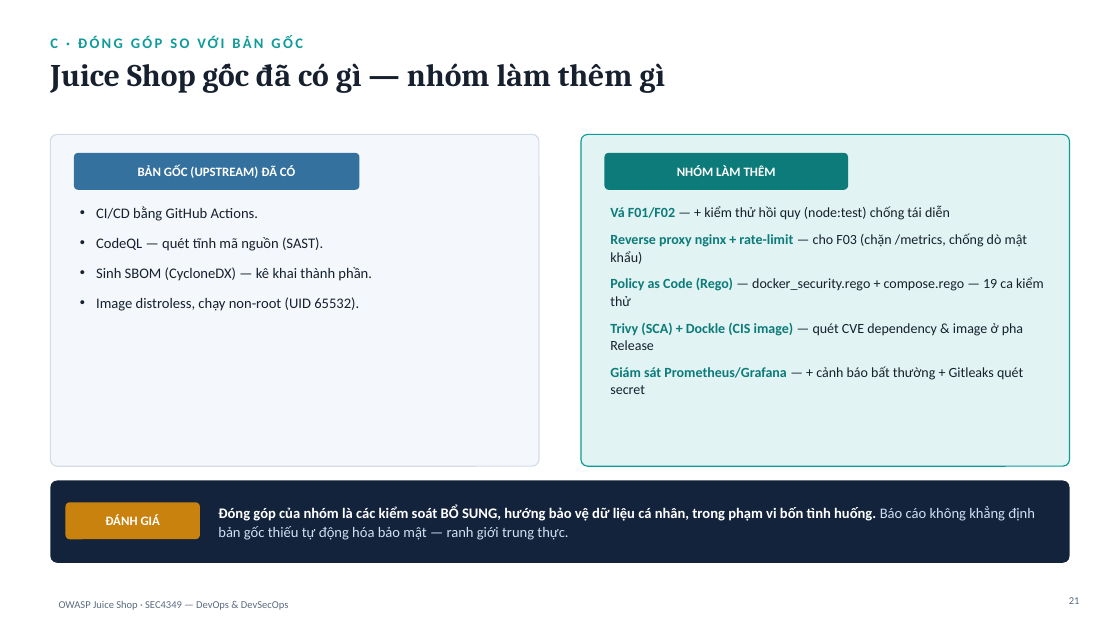
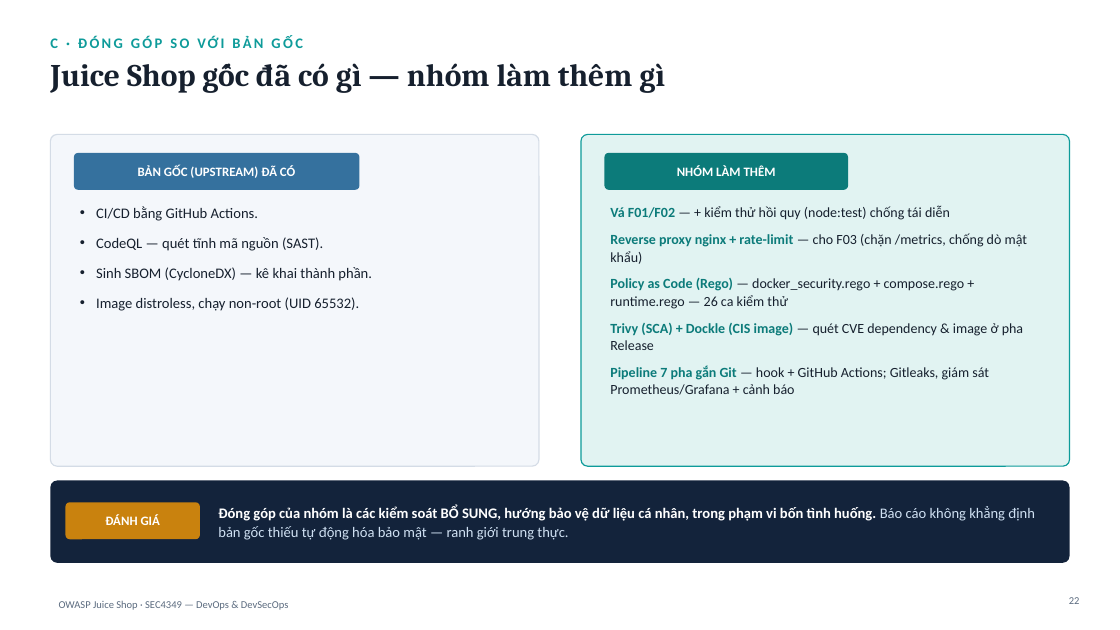
Before and after one commit to vuha211100-ui/juice-shop-sonarqube, a slide deck: slide 22 of report/SLIDE_BaoCao_JuiceShop.pptx (slide 21 before the commit). Drawn at 1120x630 pixels with LibreOffice and Linux fonts; fonts in the diff are those of the drawing. Boxes give left, top, right and bottom in pixels: in the first picture for what was removed or moved away, otherwise in the second. Text is boxed around its words. In the diff, an @@ line names an element or a change of style, - is before the commit and + after.

Commit message:
B26CHAT048: báo cáo §4.4 pipeline gắn Git, bảng cổng chạy ở đâu, mapping luật F04 → chuẩn, phân công theo công cụ; slide nhóm 28 trang

```diff
--- a/report/SLIDE_BaoCao_JuiceShop.pptx
+++ b/report/SLIDE_BaoCao_JuiceShop.pptx
@@ text at bbox=[610, 278, 965, 309]: text changed @@
-• Policy as Code (Rego) — docker_security.rego + compose.rego — 19 ca kiểm thử
+• Policy as Code (Rego) — docker_security.rego + compose.rego + runtime.rego — 26 ca kiểm thử
@@ text at bbox=[610, 365, 989, 395]: text changed @@
-• Giám sát Prometheus/Grafana — + cảnh báo bất thường + Gitleaks quét secret
+• Pipeline 7 pha gắn Git — hook + GitHub Actions; Gitleaks, giám sát Prometheus/Grafana + cảnh báo
```
Also in this commit, not shown: 4 other slides changed, 1 slide added, 7 other files.
